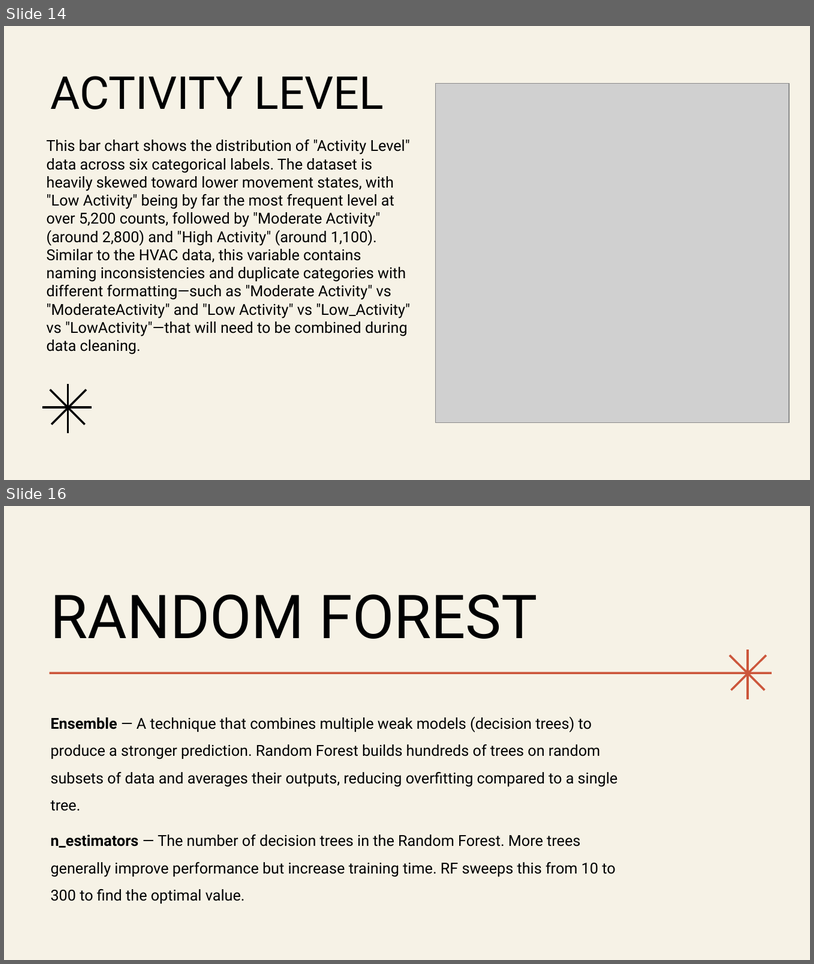
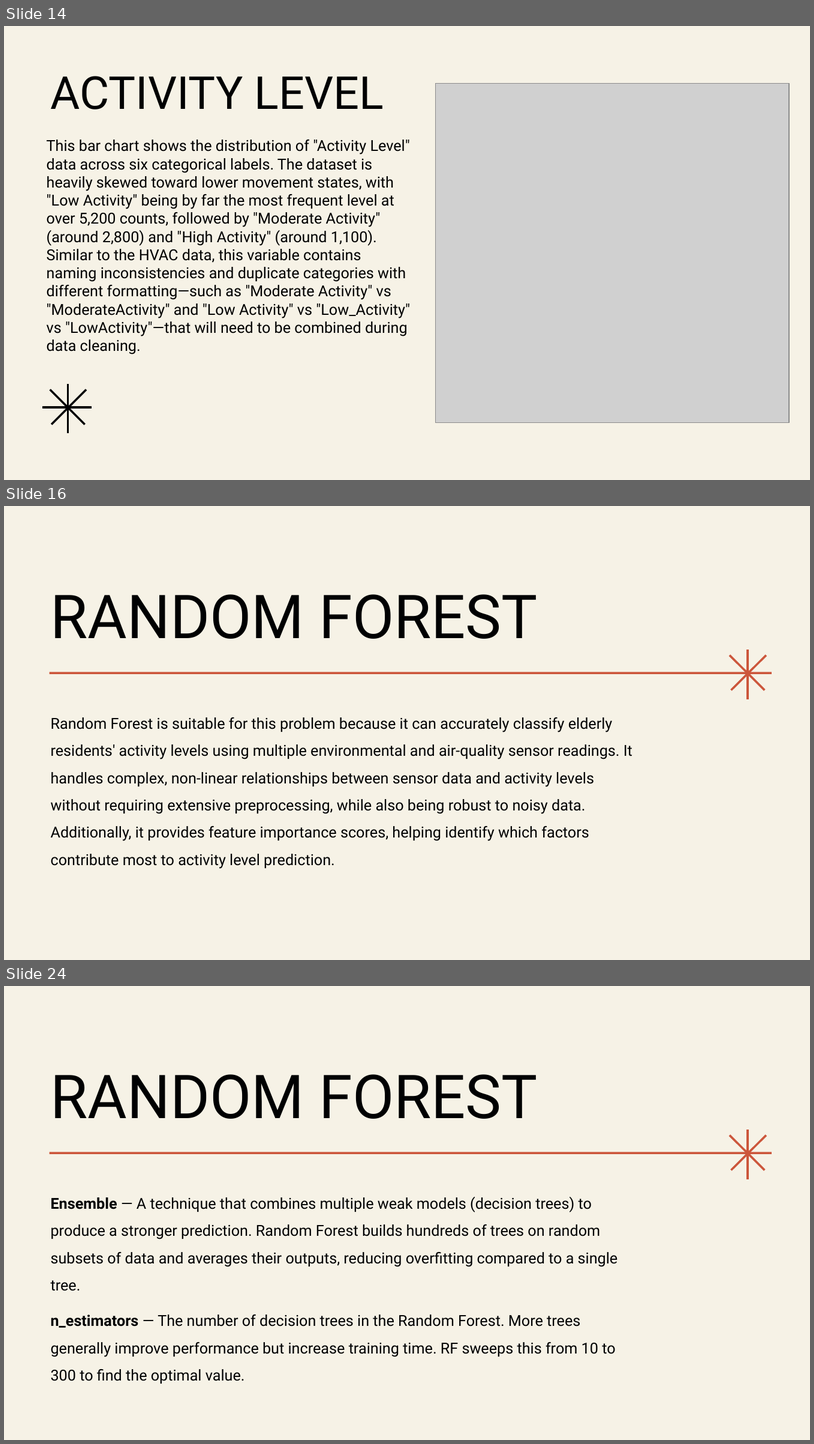
Before and after one commit to cucucumber789-svg/EGT309_T2_Chickenpie, a slide deck: EGT309 Presentation.pptx. Shown one above the other, each under a label of ours: slides 14 and 16 before the commit, slides 14, 16 and 24 after it; the slides between them are not shown. The pictures are 814x964 and 814x1444 pixels, drawn with LibreOffice and Linux fonts; fonts in the diff are those of the drawing; grey boxes stand for pictures. Boxes give left, top, right and bottom in pixels: in the first picture for what was removed or moved away, otherwise in the second. Text is boxed around its words. In the diff, an @@ line names an element or a change of style, - is before the commit and + after.

```diff
--- a/EGT309 Presentation.pptx
+++ b/EGT309 Presentation.pptx
@@ slide 16 added at (4,506,810,960), background #F6F2E6; not listed: 4 template elements that a slide beside it also shows @@
@@ title added at (51,594,538,639), 72 pt, text #000102 @@
+RANDOM FOREST
@@ text added at (51,717,633,868), 18 pt, text #000102 @@
+Random Forest is suitable for this problem because it can accurately classify elderly residents' activity levels using multiple environmental and air-quality sensor readings. It handles complex, non-linear relationships between sensor data and activity levels without requiring extensive preprocessing, while also being robust to noisy data. Additionally, it provides feature importance scores, helping identify which factors contribute most to activity level prediction.
@@ what was slide 16 is now slide 24 @@
```
Also in this commit, not shown: 1 slide changed, 7 other slides added, 1 other file.
